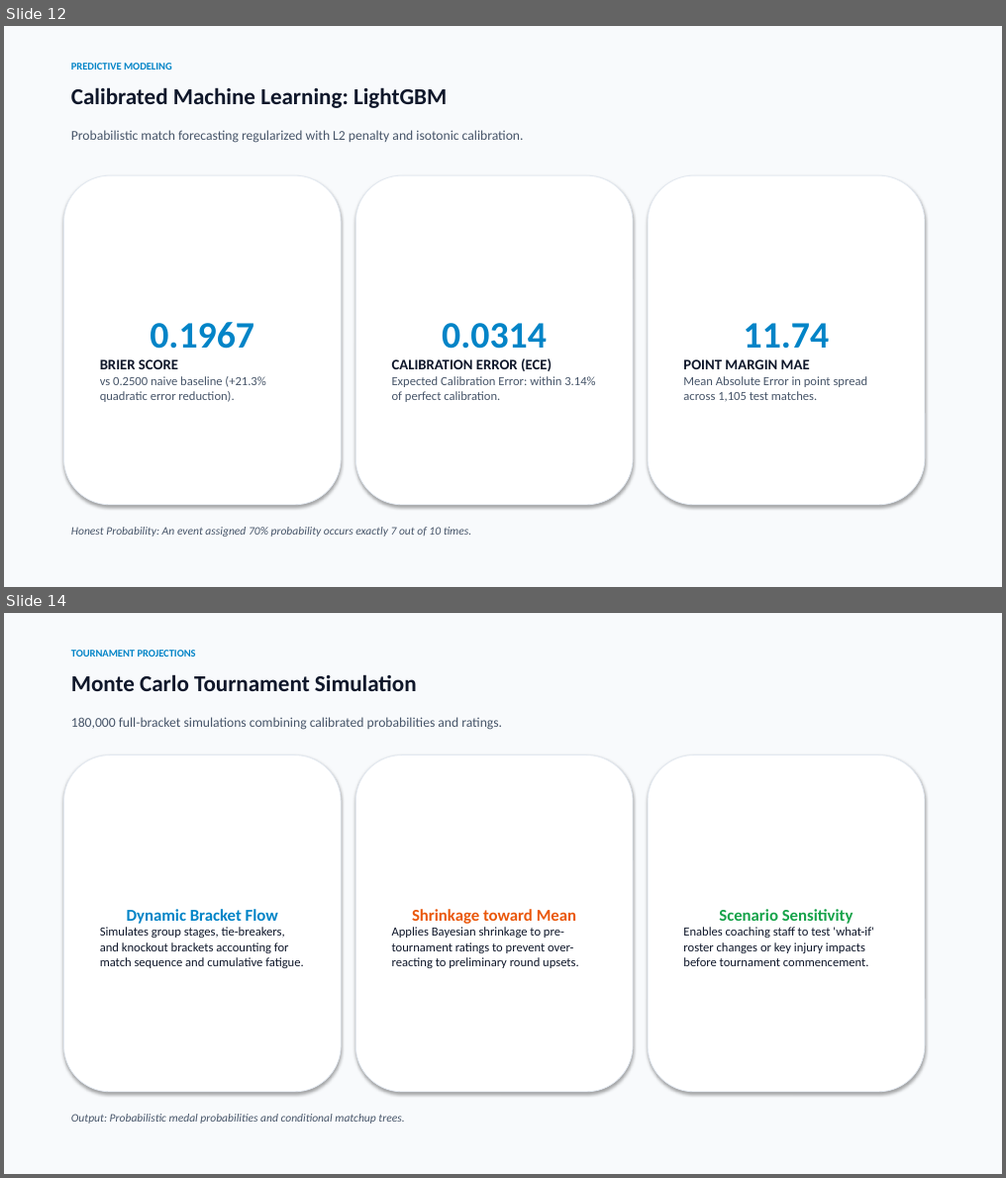
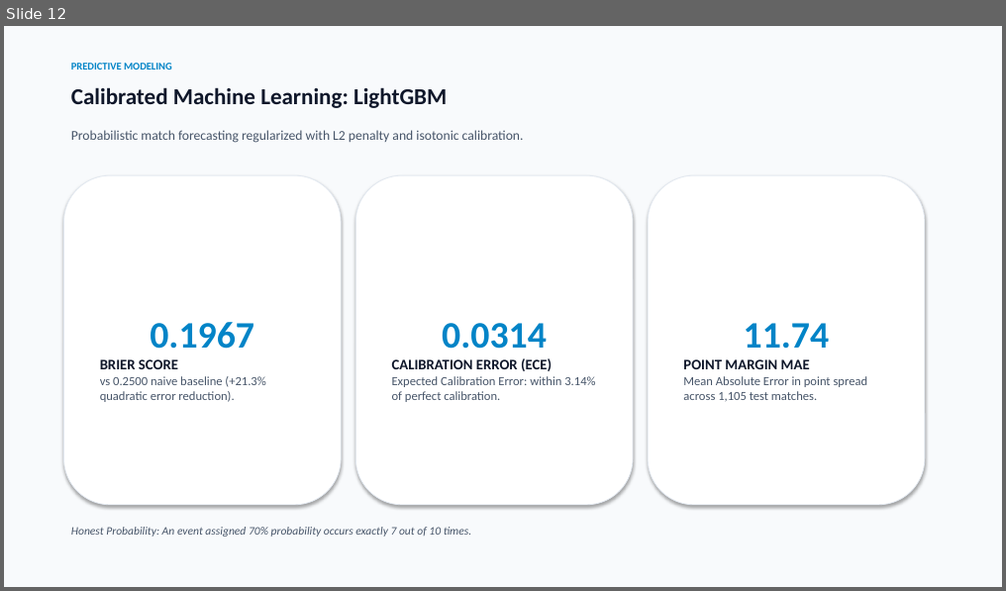
Before and after one commit to miguelo0203/basketball-analytics, a slide deck: presentation/International_Basketball_Analytics_Presentation.pptx. Shown one above the other, each under a label of ours: slides 12 and 14 before the commit, slide 12 after it; the slides between them are not shown. The pictures are 1006x1178 and 1006x591 pixels, drawn with LibreOffice and Linux fonts; fonts in the diff are those of the drawing. Boxes give left, top, right and bottom in pixels: in the first picture for what was removed or moved away, otherwise in the second. Text is boxed around its words. In the diff, an @@ line names an element or a change of style, - is before the commit and + after.

```diff
--- a/presentation/International_Basketball_Analytics_Presentation.pptx
+++ b/presentation/International_Basketball_Analytics_Presentation.pptx
@@ slide 14 removed at [4, 613, 1002, 1174], background #FFFFFF @@
@@ rectangle removed at [4, 613, 1002, 1174] @@
@@ text removed at [71, 650, 196, 657] @@
-TOURNAMENT PROJECTIONS
@@ text removed at [71, 674, 417, 691] @@
-Monte Carlo Tournament Simulation
@@ text removed at [71, 717, 502, 730] @@
-180,000 full-bracket simulations combining calibrated probabilities and ratings.
@@ rounded rectangle removed at [63, 756, 341, 1092] @@
-Dynamic Bracket Flow
-Simulates group stages, tie-breakers, and knockout brackets accounting for match sequence and cumulative fatigue.
@@ rounded rectangle removed at [355, 756, 633, 1092] @@
-Shrinkage toward Mean
-Applies Bayesian shrinkage to pre-tournament ratings to prevent over-reacting to preliminary round upsets.
@@ rounded rectangle removed at [648, 756, 925, 1092] @@
-Scenario Sensitivity
-Enables coaching staff to test 'what-if' roster changes or key injury impacts before tournament commencement.
@@ text removed at [71, 1114, 404, 1124] @@
-Output: Probabilistic medal probabilities and conditional matchup trees.
```
Also in this commit, not shown: 6 slides changed, 2 slides added, 1 other slide removed, 15 other files.
